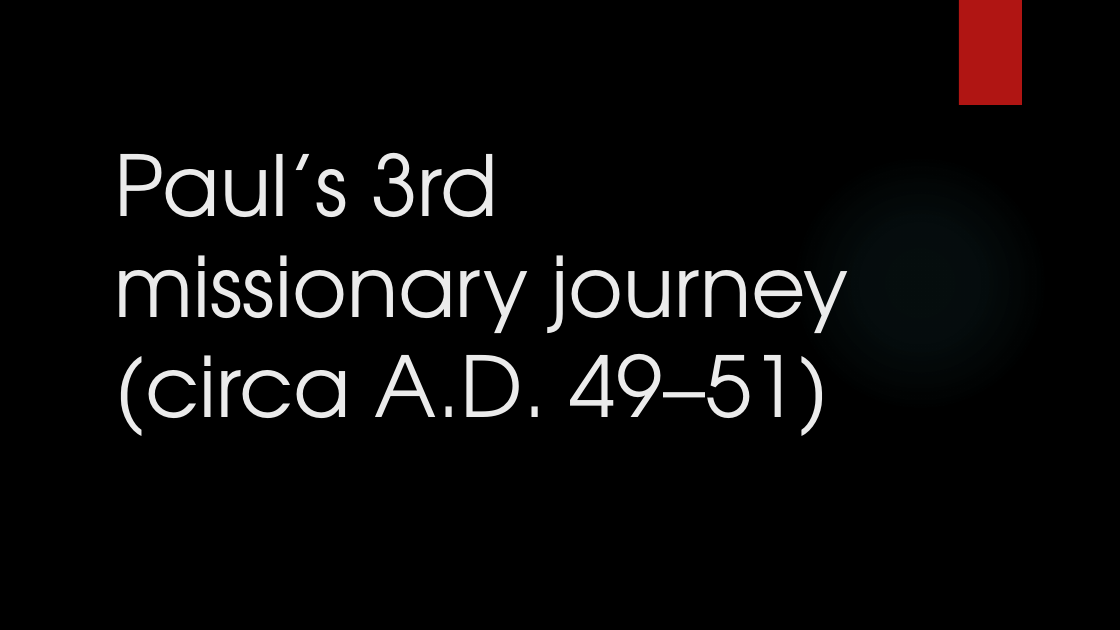
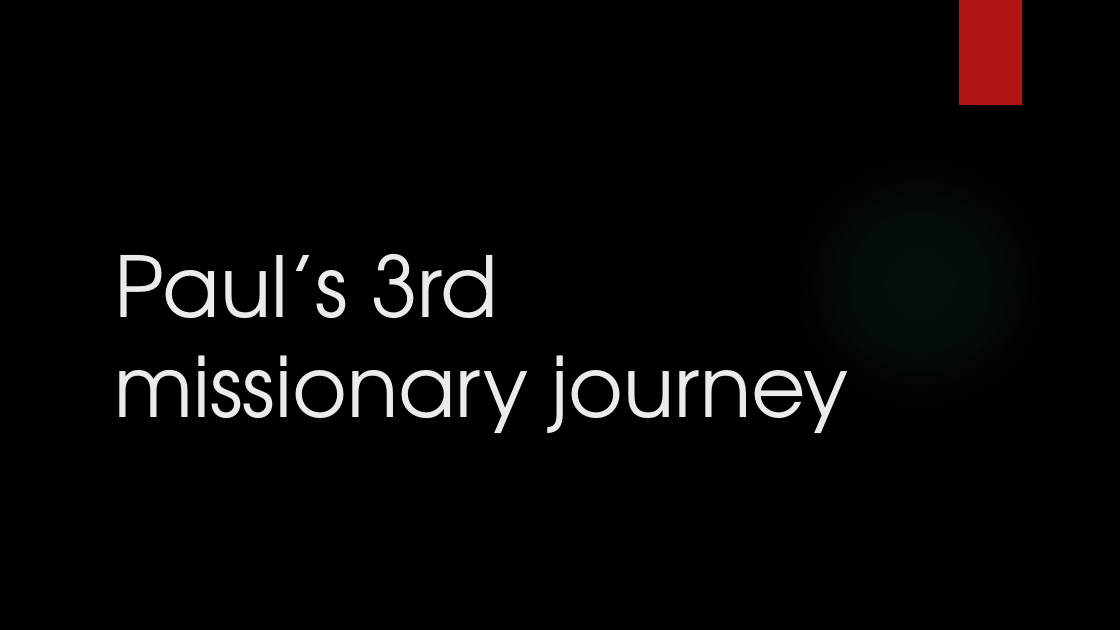
Before and after one commit to Seffin/Daddy-File, a slide deck: slide 1 of church/church ppts/sermon/3rd missionary journey/pauls3rd.pptx. Drawn at 1120x630 pixels with LibreOffice and Linux fonts; fonts in the diff are those of the drawing; background and template pictures are left out. Boxes give left, top, right and bottom in pixels: in the first picture for what was removed or moved away, otherwise in the second. Text is boxed around its words. In the diff, an @@ line names an element or a change of style, - is before the commit and + after.

```diff
--- a/church/church ppts/sermon/3rd missionary journey/pauls3rd.pptx
+++ b/church/church ppts/sermon/3rd missionary journey/pauls3rd.pptx
@@ title at [114, 254, 849, 433]: text changed @@
-Paul’s 3rd missionary journey (circa A.D. 49–51)
+Paul’s 3rd missionary journey
```
Also in this commit, not shown: 1 other file.
